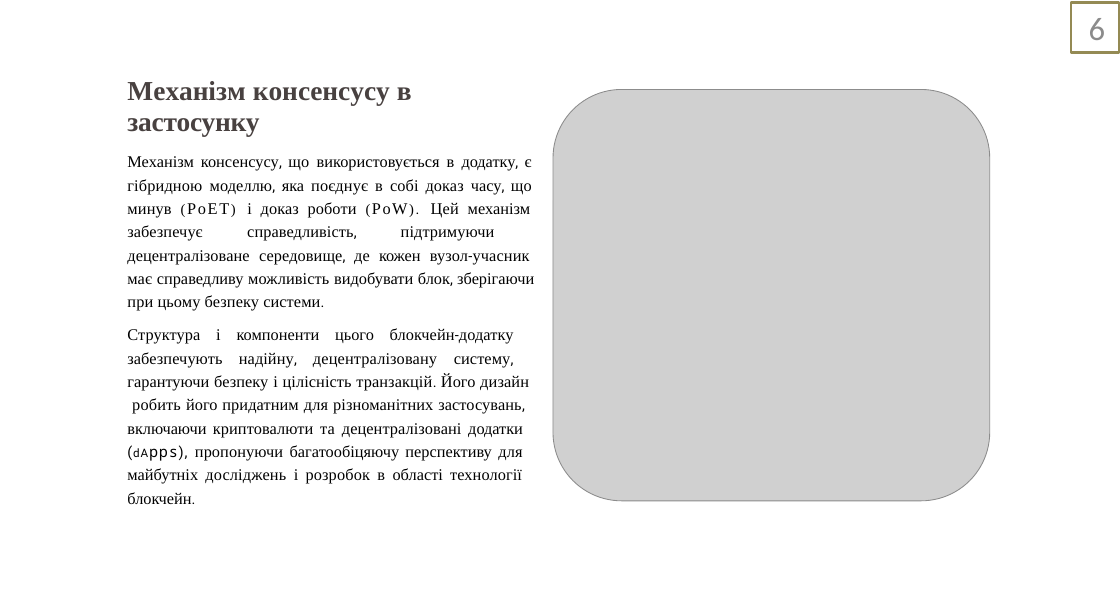
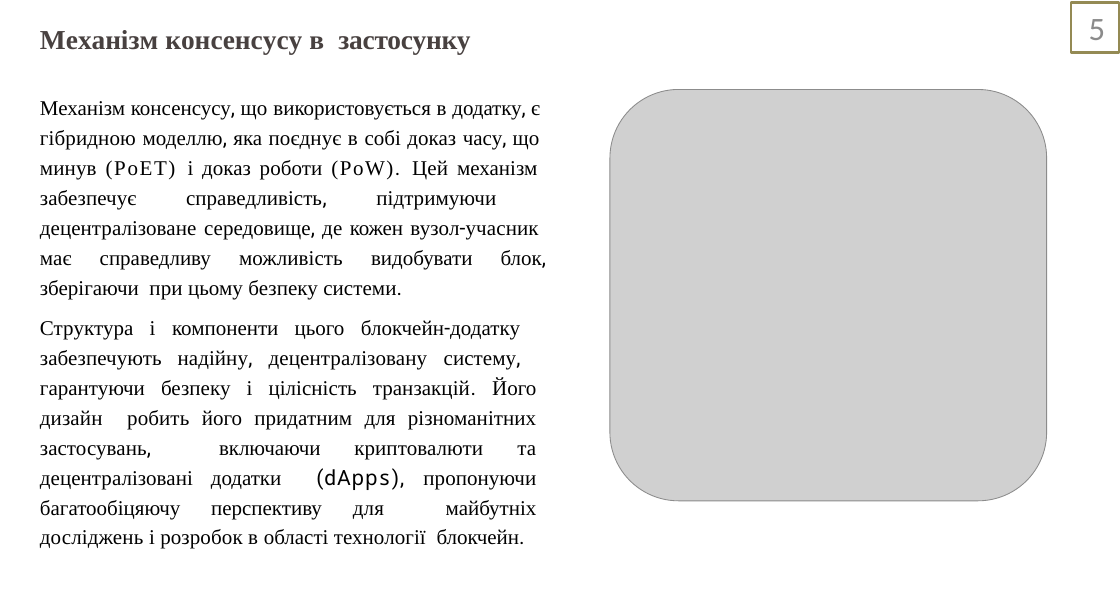
Before and after one commit to Sunr1s/BlockChain, a slide deck: slide 5 of blokchejn-platforma-dlya-avtomatizovanoyi-platizhnoyi-sistemi-zahist-zvitu-z-tehnologichnoyi-praktiki-2023-5-30-16-16-39.pptx (slide 6 before the commit). Drawn at 1120x589 pixels with LibreOffice and Linux fonts; fonts in the diff are those of the drawing; grey boxes stand for pictures. Boxes give left, top, right and bottom in pixels: in the first picture for what was removed or moved away, otherwise in the second. Text is boxed around its words. In the diff, an @@ line names an element or a change of style, - is before the commit and + after.

```diff
--- a/blokchejn-platforma-dlya-avtomatizovanoyi-platizhnoyi-sistemi-zahist-zvitu-z-tehnologichnoyi-praktiki-2023-5-30-16-16-39.pptx
+++ b/blokchejn-platforma-dlya-avtomatizovanoyi-platizhnoyi-sistemi-zahist-zvitu-z-tehnologichnoyi-praktiki-2023-5-30-16-16-39.pptx
@@ title "Механізм консенсусу в застосунку" rewrapped from [127,81,412,136] to [40,30,470,54] @@
@@ page number at [1089,19,1106,40]: text changed @@
-6
+5
@@ text "Механізм консенсусу, що використовується в ...": place and size @@
-text "Механізм консенсусу, що використовується в ..." at [127,156,534,504]
+text "Механізм консенсусу, що використовується в ..." at [40,101,547,549]
@@ text "Механізм консенсусу, що використовується в ..." at [40,101,547,549]: size 14 to 18 pt; size 12.5 to 18 pt in "консенсусу, додатку, моделлю, часу, (PoET) (PoW). справедлив ...", "блокчейн-додатку надійну, систему, транзакцій. застосувань,  ..."; size 10 to 18 pt, size 13 to 18 pt in "(dApps)," @@
@@ picture: place and size @@
-picture at [553,90,990,502]
+picture at [610,90,1047,502]
```
Also in this commit, not shown: 6 other slides changed, 3 slides added, 8 other files.
